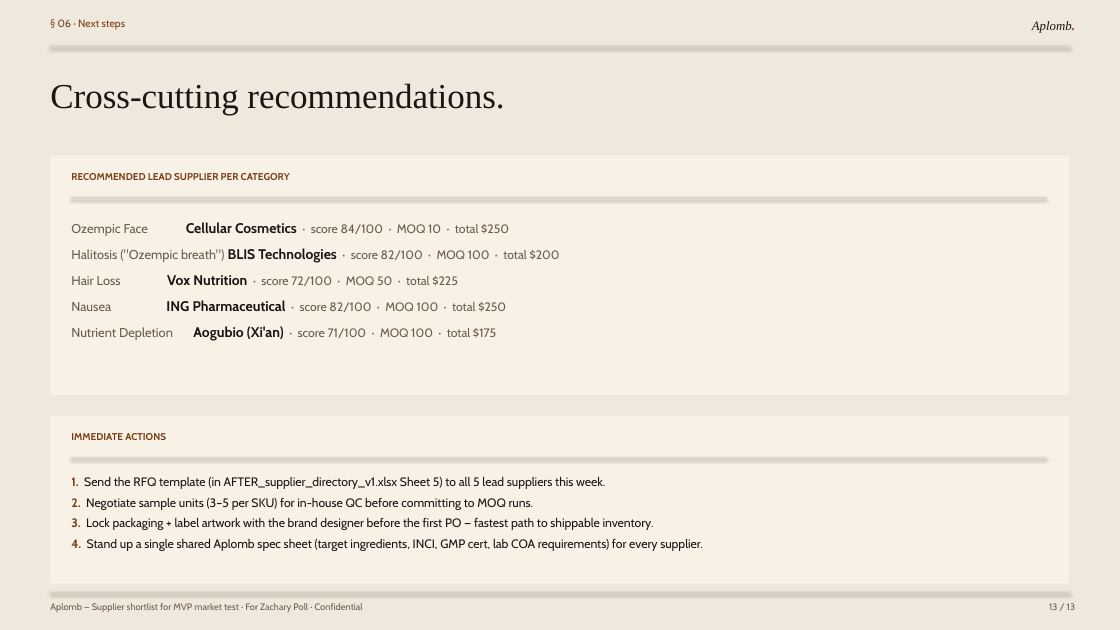
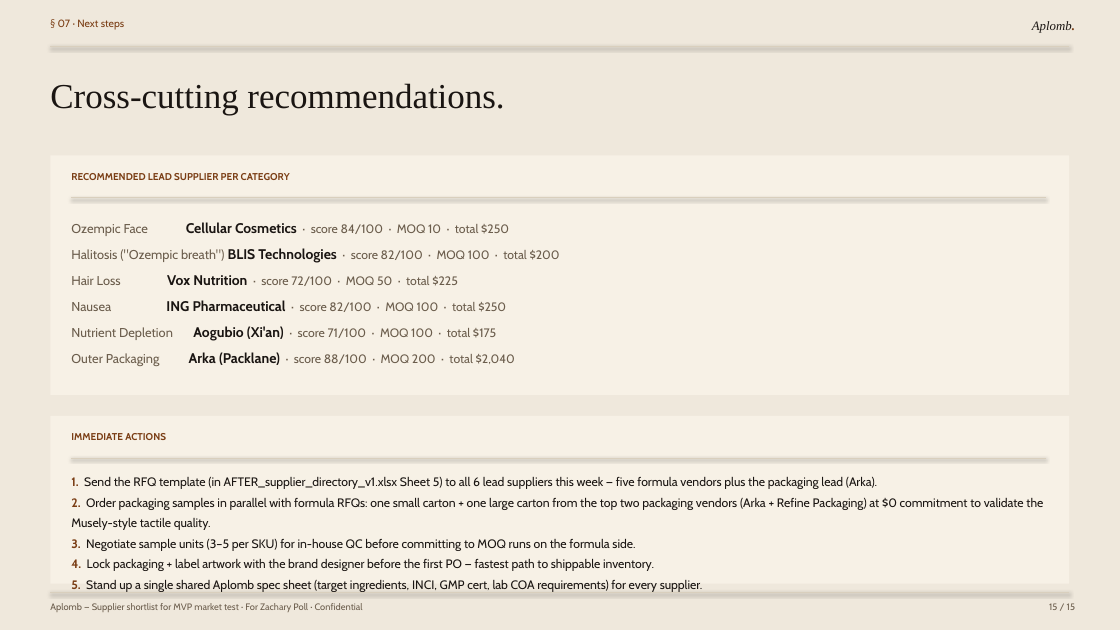
Before and after one commit to zacharybpoll-cmyk/aplomb-clinic, a slide deck: slide 15 of business-documents/supplier-analysis/correspondence/aplomb-supplier-shortlist-v1.pptx (slide 13 before the commit). Drawn at 1120x630 pixels with LibreOffice and Linux fonts; fonts in the diff are those of the drawing. Boxes give left, top, right and bottom in pixels: in the first picture for what was removed or moved away, otherwise in the second. Text is boxed around its words. In the diff, an @@ line names an element or a change of style, - is before the commit and + after.

```diff
--- a/business-documents/supplier-analysis/correspondence/aplomb-supplier-shortlist-v1.pptx
+++ b/business-documents/supplier-analysis/correspondence/aplomb-supplier-shortlist-v1.pptx
@@ text at box(58, 19, 124, 30): text changed @@
-§ 06 · Next steps
+§ 07 · Next steps
@@ text at box(71, 352, 515, 366): paragraph added @@
+Outer Packaging Arka (Packlane) · score 88/100 · MOQ 200 · total $2,040
@@ text at box(71, 477, 1043, 592): text changed @@
-1. Send the RFQ template (in AFTER_supplier_directory_v1.xlsx Sheet 5) to all 5 lead suppliers this week.
-2. Negotiate sample units (3–5 per SKU) for in-house QC before committing to MOQ runs.
-3. Lock packaging + label artwork with the brand designer before the first PO — fastest path to shippable inventory.
-4. Stand up a single shared Aplomb spec sheet (target ingredients, INCI, GMP cert, lab COA requirements) for every supplier.
+1. Send the RFQ template (in AFTER_supplier_directory_v1.xlsx Sheet 5) to all 6 lead suppliers this week — five formula vendors plus the packaging lead (Arka).
+2. Order packaging samples in parallel with formula RFQs: one small carton + one large carton from the top two packaging vendors (Arka + Refine Packaging) at $0 commitment to validate the Musely-style tactile quality.
+3. Negotiate sample units (3–5 per SKU) for in-house QC before committing to MOQ runs on the formula side.
+4. Lock packaging + label artwork with the brand designer before the first PO — fastest path to shippable inventory.
+5. Stand up a single shared Aplomb spec sheet (target ingredients, INCI, GMP cert, lab COA requirements) for every supplier.
```
Also in this commit, not shown: 12 other slides changed, 2 slides added, 1 other file.
